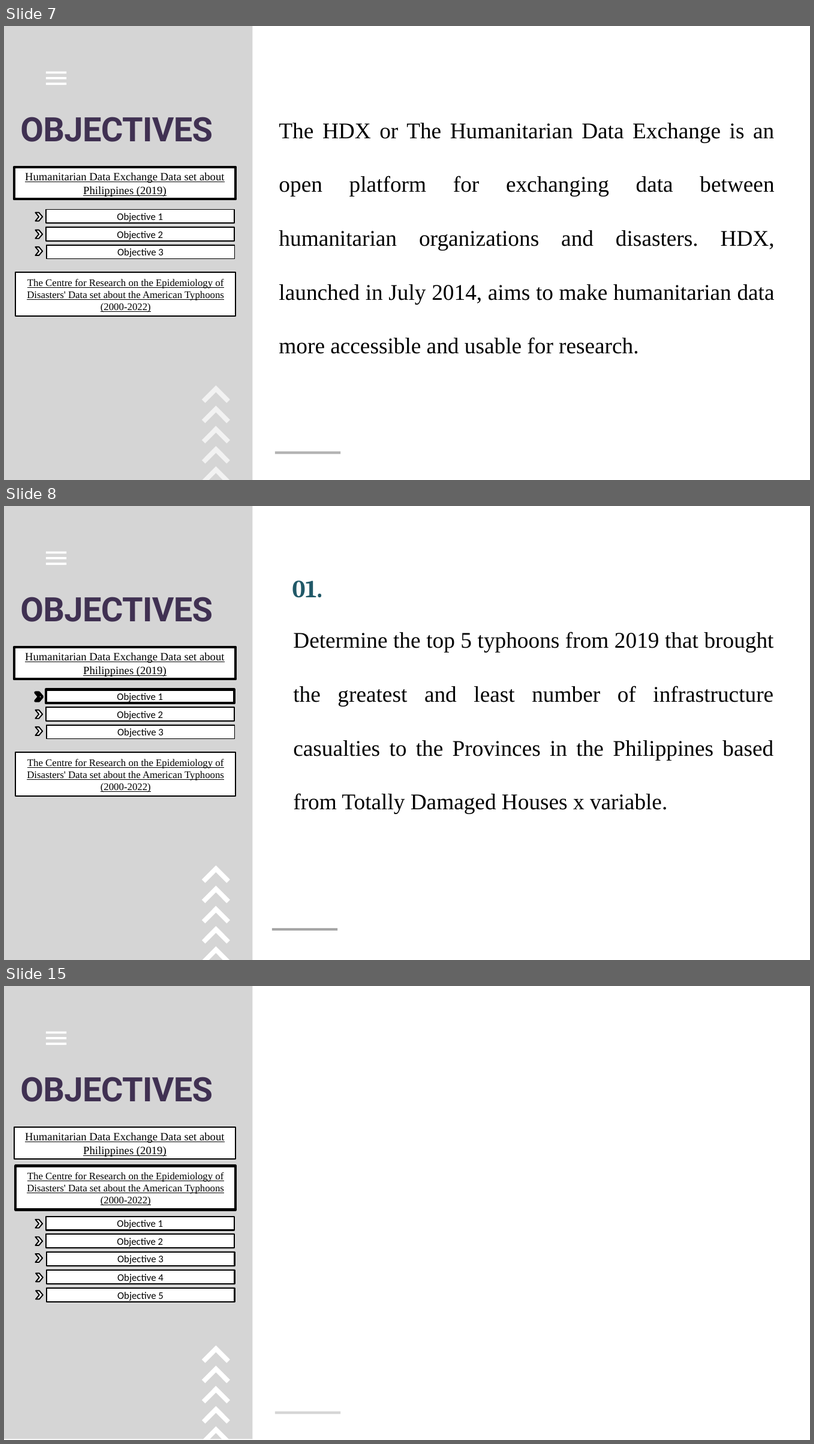
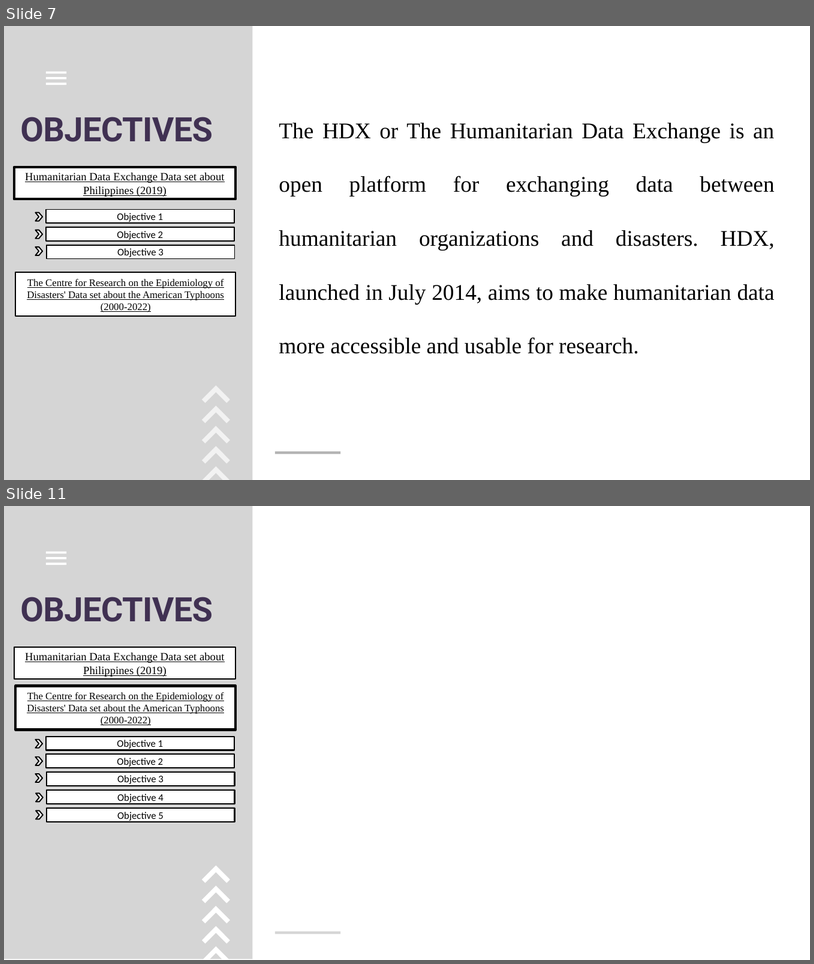
Before and after one commit to GEA960/ITBA-3207_TeamTyphoonAnalysts, a slide deck: Final PPT presentation.pptx. Shown one above the other, each under a label of ours: slides 7, 8 and 15 before the commit, slides 7 and 11 after it; the slides between them are not shown. The pictures are 814x1444 and 814x964 pixels, drawn with LibreOffice and Linux fonts; fonts in the diff are those of the drawing. Boxes give left, top, right and bottom in pixels: in the first picture for what was removed or moved away, otherwise in the second. Text is boxed around its words. In the diff, an @@ line names an element or a change of style, - is before the commit and + after.

Commit message:
Edited the graphs for the objectives of Philippines Datasets

```diff
--- a/Final PPT presentation.pptx
+++ b/Final PPT presentation.pptx
@@ slide 8 removed at bbox=[4, 506, 810, 960], background #FFFFFF @@
@@ freeform shape removed at bbox=[4, 506, 253, 960] @@
@@ freeform shape removed at bbox=[46, 552, 66, 565] @@
@@ title removed at bbox=[293, 580, 323, 598] @@
-01.
@@ text removed at bbox=[20, 597, 213, 622] @@
-OBJECTIVES
@@ text removed at bbox=[293, 631, 774, 813] @@
-Determine the top 5 typhoons from 2019 that brought the greatest and least number of infrastructure casualties to the Provinces in the Philippines based from Totally Damaged Houses x variable.
@@ rectangle removed at bbox=[14, 647, 236, 679] @@
-Humanitarian Data Exchange Data set about Philippines (2019)
@@ chevron removed at bbox=[35, 692, 43, 701] @@
@@ rectangle removed at bbox=[46, 690, 234, 703] @@
-Objective 1
@@ chevron removed at bbox=[35, 709, 43, 718] @@
@@ rectangle removed at bbox=[46, 707, 234, 721] @@
-Objective 2
@@ chevron removed at bbox=[35, 727, 43, 735] @@
@@ rectangle removed at bbox=[47, 725, 234, 739] @@
-Objective 3
@@ rectangle removed at bbox=[15, 752, 236, 796] @@
-The Centre for Research on the Epidemiology of Disasters' Data set about the American Typhoons (2000-2022)
@@ freeform shape removed at bbox=[202, 865, 230, 960] @@
@@ freeform shape removed at bbox=[272, 928, 338, 930] @@
@@ what was slide 15 is now slide 11 @@
```
Also in this commit, not shown: 2 slides changed, 3 other slides removed.
